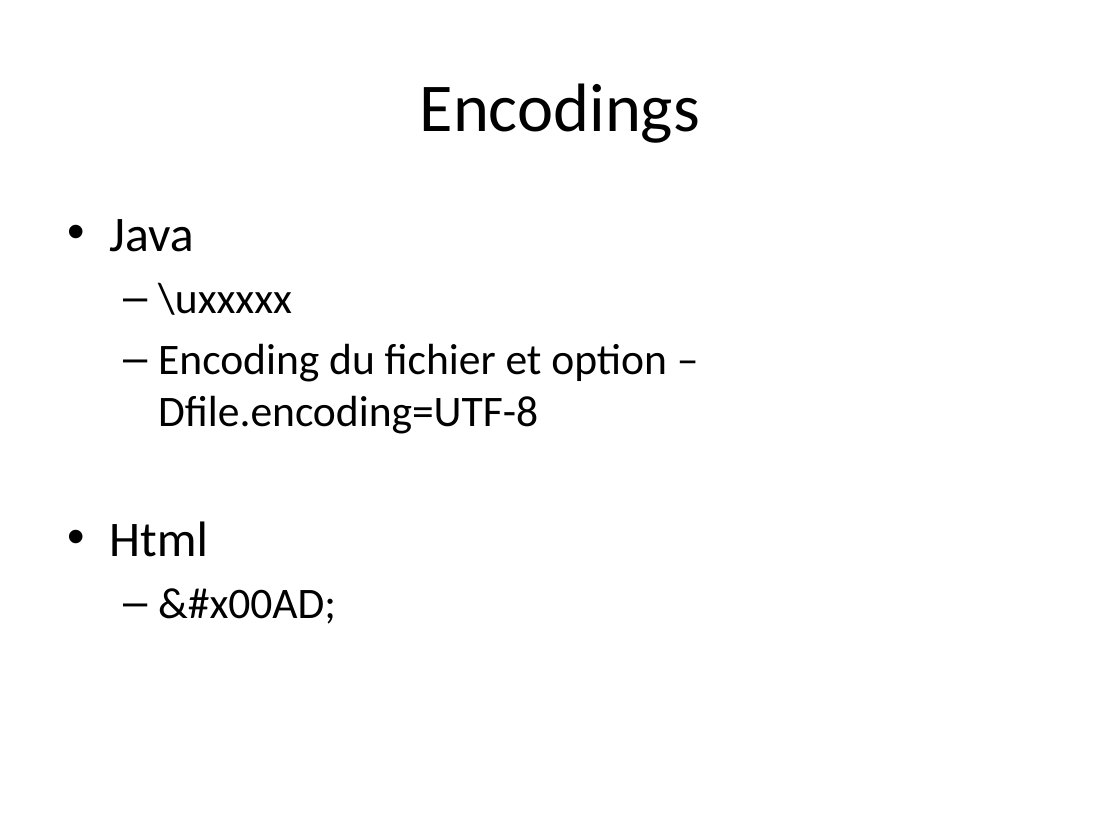
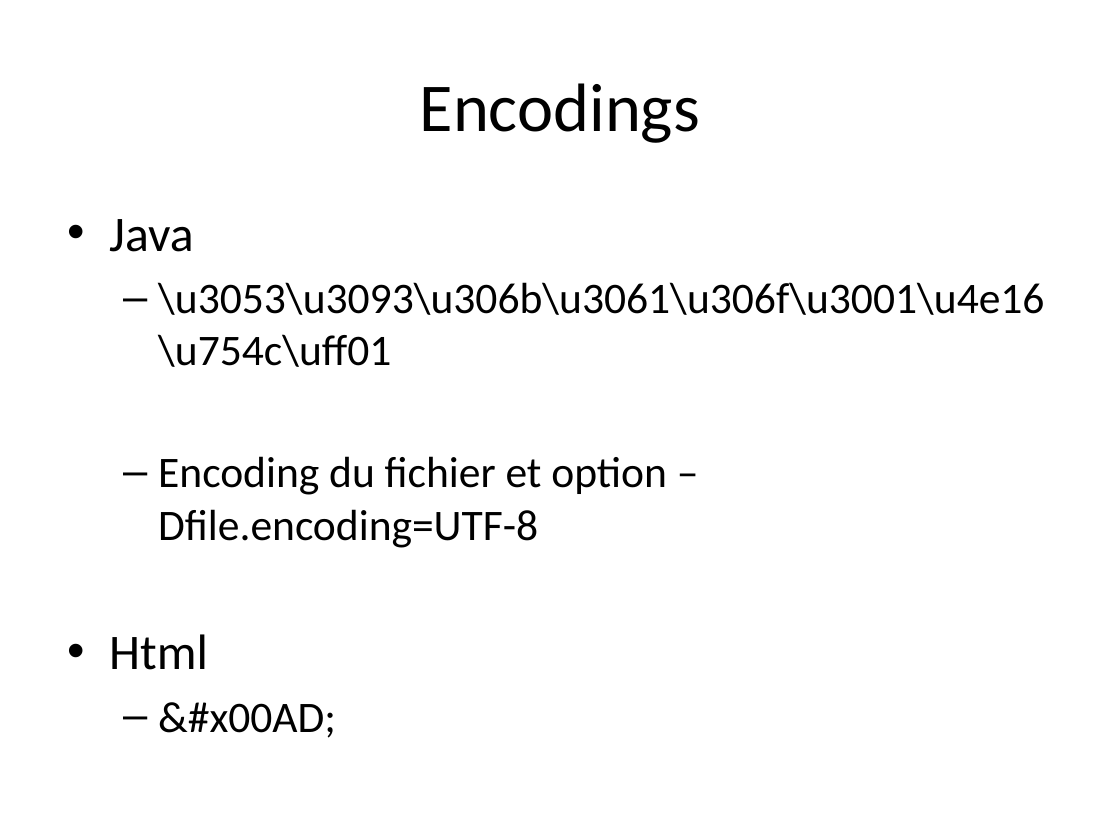
Before and after one commit to dbaeli/ez18n, a slide deck: slide 11 of ez18n-slides/ez18n_theorie.pptx (slide 7 before the commit). Drawn at 1120x840 pixels with LibreOffice and Linux fonts; fonts in the diff are those of the drawing; background and template pictures are left out. Boxes give left, top, right and bottom in pixels: in the first picture for what was removed or moved away, otherwise in the second. Text is boxed around its words. In the diff, an @@ line names an element or a change of style, - is before the commit and + after.

```diff
--- a/ez18n-slides/ez18n_theorie.pptx
+++ b/ez18n-slides/ez18n_theorie.pptx
@@ text at <box>158,282,1044,367</box>: text changed @@
-  – \uxxxxx
+  – \u3053\u3093\u306b\u3061\u306f\u3001\u4e16\u754c\uff01
```
Also in this commit, not shown: 3 other slides changed, 9 slides added, 1 slide removed, 3 other files.
